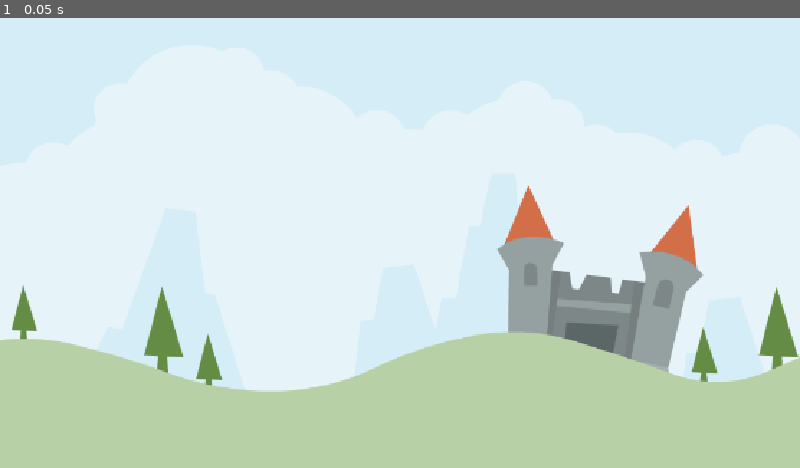
Above: before the commit, frame 1.
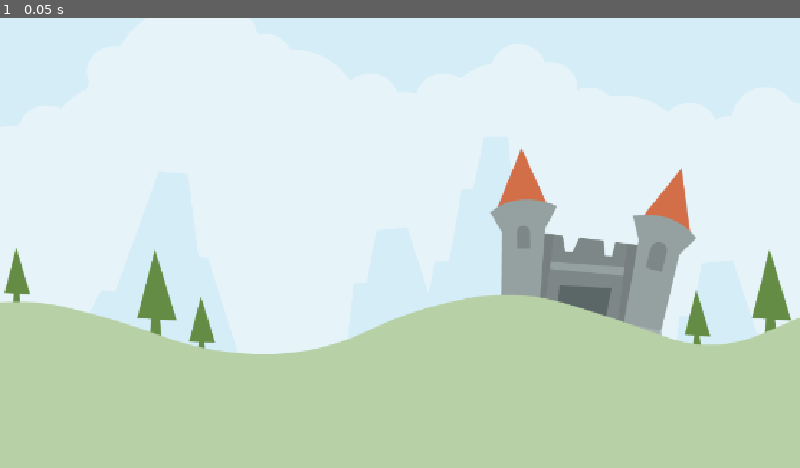
Above: after the commit, the same moment.

Repository: deanglane/angry-animals
Game: Godot game, scene res://Scenes/LevelBase/LevelBase.tscn
The game is run twice, just before and just after one commit, with the same random seed, the same clock (stepped at 60 frames per second) and the same inputs. Before the commit the project has no main scene; this scene is started directly in both runs.
Inputs:
- Up to frame 1 (0.05 s): no input

The runs differ from the first frame. In frame 1, 14% of the frame differs, in the area x 0-100%, y 29-84%.

Commit message:
adjusted LevelBase BG image

Diff:
--- a/Scenes/LevelBase/LevelBase.tscn
+++ b/Scenes/LevelBase/LevelBase.tscn
@@ -5,6 +5,7 @@
 [node name="LevelBase" type="Node2D"]
 
 [node name="Sprite2D" type="Sprite2D" parent="."]
-position = Vector2(575, 324)
+position = Vector2(-53.99994, -348.99994)
 scale = Vector2(1.20898, 1.20898)
 texture = ExtResource("1_5ufo3")
+centered = false
--- a/project.godot
+++ b/project.godot
@@ -12,6 +12,7 @@
 
 config/name="angry-animals"
 config/tags=PackedStringArray("tutorial")
+run/main_scene="uid://6kmgis52vuu7"
 config/features=PackedStringArray("4.5", "Mobile")
 config/icon="res://icon.svg"
 
